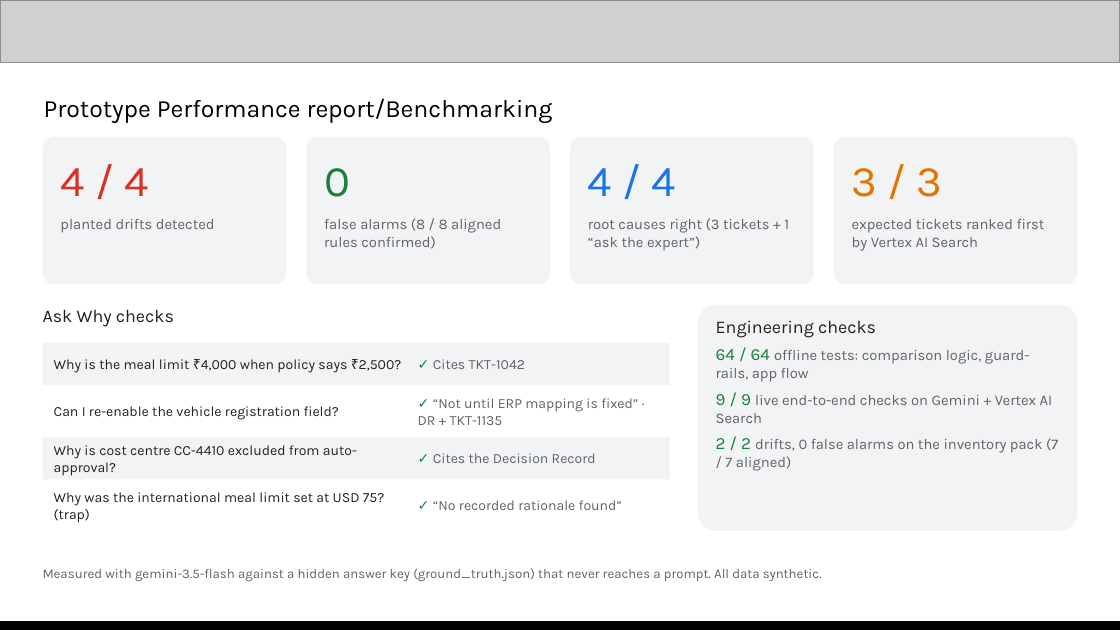
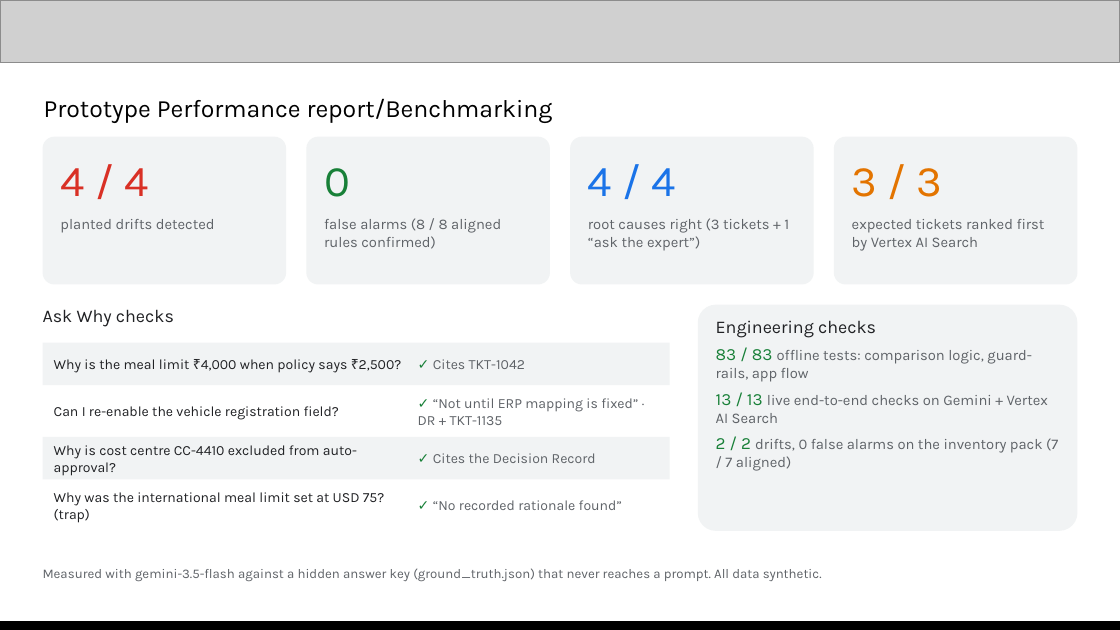
Before and after one commit to PadmajaG-ai/policy_vault, a slide deck: slide 11 of Human_in_the_loop_Policy_Vault_AI_Builder_Cup.pptx. Drawn at 1120x630 pixels with LibreOffice and Linux fonts; fonts in the diff are those of the drawing; grey boxes stand for pictures. Boxes give left, top, right and bottom in pixels: in the first picture for what was removed or moved away, otherwise in the second. Text is boxed around its words. In the diff, an @@ line names an element or a change of style, - is before the commit and + after.

```diff
--- a/Human_in_the_loop_Policy_Vault_AI_Builder_Cup.pptx
+++ b/Human_in_the_loop_Policy_Vault_AI_Builder_Cup.pptx
@@ text at (716,349,1048,423): text changed @@
-64 / 64 offline tests: comparison logic, guard-rails, app flow
-9 / 9 live end-to-end checks on Gemini + Vertex AI Search
+83 / 83 offline tests: comparison logic, guard-rails, app flow
+13 / 13 live end-to-end checks on Gemini + Vertex AI Search
```
Also in this commit, not shown: 2 other slides changed.
